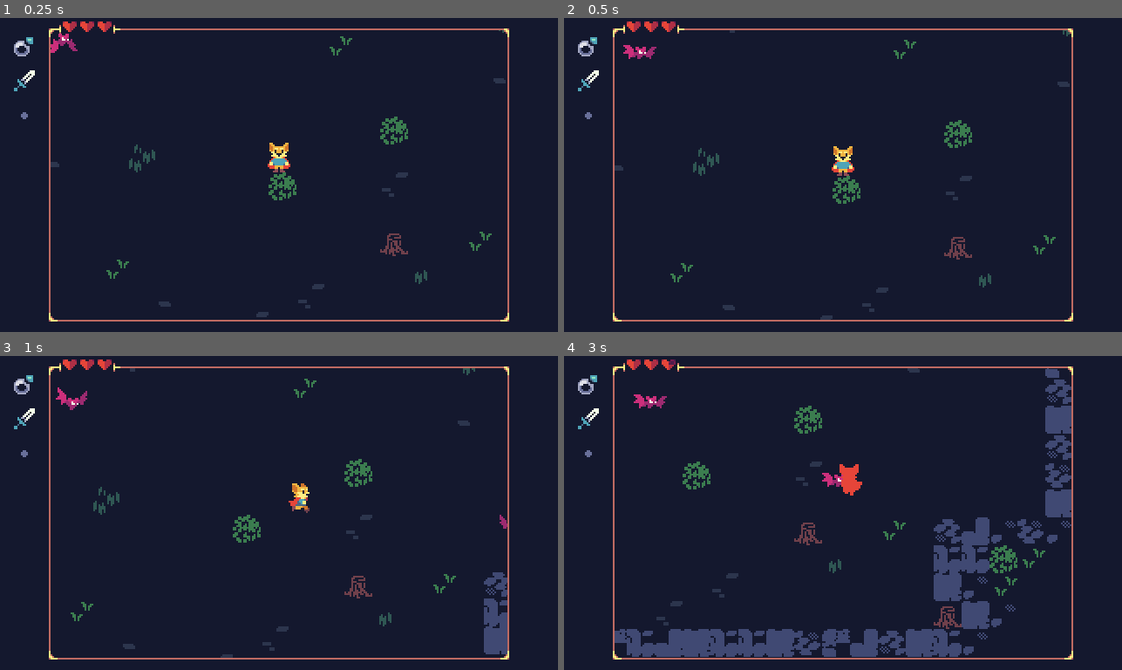
Above: before the commit, frames 1-4 (two rows, left to right).
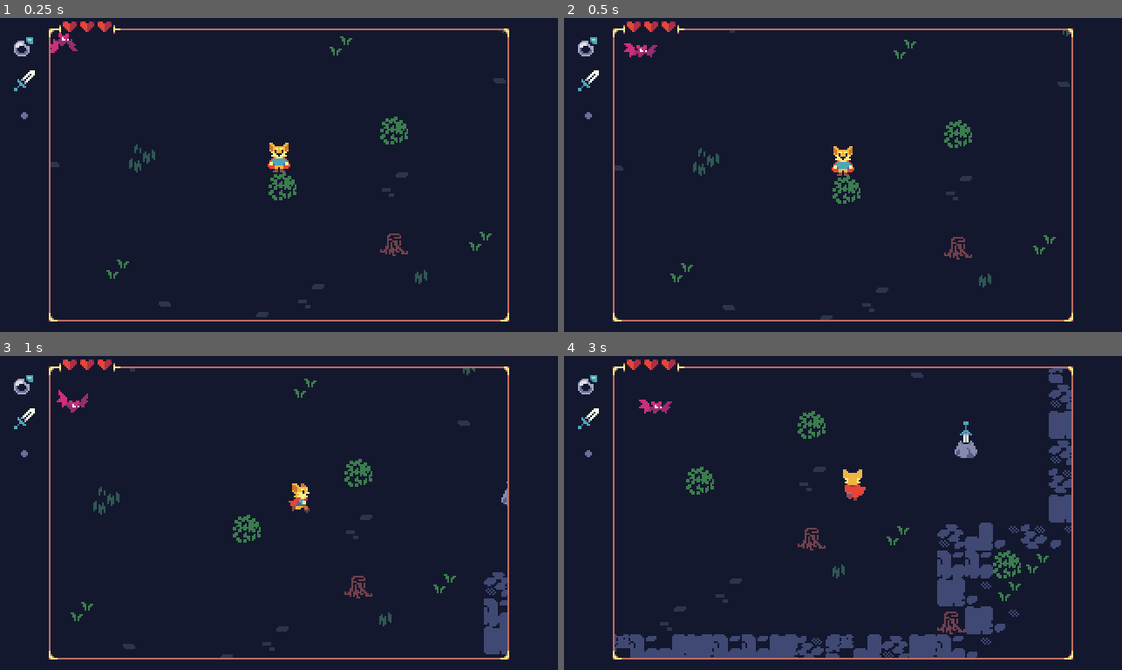
Above: after the commit, the same moments.

Repository: uheartbeast/retro-action-rpg
Game: Godot game, scene res://world.tscn
Same seed, same stepped clock (60 frames per second), same inputs: the game is played once before the commit and once after it.
Inputs (mouse positions are in pixels of both pictures, inside the frame that each line leads up to):
- Up to frame 1 (0.25 s): no input
- Up to frame 2 (0.5 s): no input
- Up to frame 3 (1 s): move the mouse to (401, 497) at 0.52 s; hold Right (move_right) from 0.53 s (still down); hold Z (misc) from 0.53 s (still down); click (401, 497) at 0.67 s
- Up to frame 4 (3 s): move the mouse to (731, 528) at 1.27 s; release Right (move_right) at 1.28 s; release Z (misc) at 1.28 s; hold Down (move_down) 1.28-2.03 s; tap X (roll) at 1.35 s; move the mouse to (898, 443) at 2.02 s; hold Right (move_right) 2.03-2.78 s; hold C (weapon) 2.03-2.78 s; move the mouse to (815, 575) at 2.77 s; hold Up (move_up) from 2.78 s (still down); tap Z (misc) at 2.85 s; click (815, 575) at 2.92 s

Frame 1 is identical in both runs. In frame 2, 0.1% of the frame differs, in the area x 10-17%, y 8-14%; in frame 3, 0.2%; in frame 4, 7.8%, in the area x 9-91%, y 1-97%.

Commit message:
99 - Sword in the Stone Scene

Diff:
--- a/levels/level_1.tscn
+++ b/levels/level_1.tscn
@@ -1,16 +1,18 @@
-[gd_scene load_steps=6 format=4 uid="uid://burvhv42pe1q6"]
+[gd_scene load_steps=7 format=4 uid="uid://burvhv42pe1q6"]
 
 [ext_resource type="PackedScene" uid="uid://c18muratispac" path="res://levels/level.tscn" id="1_7yyhx"]
 [ext_resource type="Script" path="res://camera/camera_limits.gd" id="3_mlspe"]
 [ext_resource type="PackedScene" uid="uid://csteocmfklci7" path="res://enemies/bat_enemy.tscn" id="4_2rpho"]
 [ext_resource type="PackedScene" uid="uid://bm87xo8bekamj" path="res://world/forest_tiles_layer.tscn" id="4_vhsej"]
+[ext_resource type="PackedScene" uid="uid://bjc2m2qhuru6b" path="res://world/sword_in_the_stone.tscn" id="5_uad8x"]
 
 [sub_resource type="NavigationPolygon" id="NavigationPolygon_gjyxd"]
-vertices = PackedVector2Array(358, -6, 358, 118, 294, 118, 250, 90, 250, 54, 314, 10, 250, 154, 294, 182, 10, 182, 214, 154, 250, 118, 186, 122, 186, 86, 214, 118, 150, 122, 10, -6, 150, 86, 198, -6, 198, 10, 314, -6, 214, 54, 214, 90)
-polygons = Array[PackedInt32Array]([PackedInt32Array(0, 1, 2, 3, 4, 5), PackedInt32Array(6, 7, 8, 9), PackedInt32Array(2, 7, 6, 10), PackedInt32Array(3, 2, 10), PackedInt32Array(11, 12, 13, 9), PackedInt32Array(11, 9, 8, 14), PackedInt32Array(14, 8, 15, 16), PackedInt32Array(16, 15, 17, 18, 12), PackedInt32Array(5, 19, 0), PackedInt32Array(18, 5, 4, 20), PackedInt32Array(12, 18, 20, 21), PackedInt32Array(13, 12, 21), PackedInt32Array(13, 21, 3, 10)])
+vertices = PackedVector2Array(184, 120, 307, 98, 334, 98, 216, 120, 248, 88, 307, 73, 216, 88, 248, 152, 296, 184, 8, 184, 216, 152, 360, 120, 296, 120, 216, 56, 184, 88, 200, 8, 360, -8, 334, 73, 248, 120, 312, -8, 312, 8, 248, 56, 8, -8, 200, -8, 152, 88, 152, 120)
+polygons = Array[PackedInt32Array]([PackedInt32Array(0, 1, 2, 3), PackedInt32Array(1, 0, 4, 5), PackedInt32Array(6, 4, 0), PackedInt32Array(7, 8, 9, 10), PackedInt32Array(2, 11, 12), PackedInt32Array(13, 6, 0, 14, 15), PackedInt32Array(16, 11, 2, 17), PackedInt32Array(12, 8, 7, 18), PackedInt32Array(19, 16, 17, 20), PackedInt32Array(20, 17, 5, 21, 15), PackedInt32Array(5, 4, 21), PackedInt32Array(15, 21, 13), PackedInt32Array(9, 22, 23, 15, 24), PackedInt32Array(3, 10, 9, 0), PackedInt32Array(15, 14, 24), PackedInt32Array(9, 24, 25), PackedInt32Array(2, 12, 18), PackedInt32Array(9, 25, 0), PackedInt32Array(3, 2, 18)])
 outlines = Array[PackedVector2Array]([PackedVector2Array(-16, -32, 384, -32, 384, 136, 320, 144, 313.456, 208, -16, 208)])
 source_geometry_mode = 1
 source_geometry_group_name = &"navigation"
+agent_radius = 8.0
 
 [node name="Level1" instance=ExtResource("1_7yyhx")]
 
@@ -30,15 +32,15 @@
 [node name="BatEnemy" parent="." index="2" instance=ExtResource("4_2rpho")]
 position = Vector2(40, 24)
 
-[node name="BatEnemy2" parent="." index="3" instance=ExtResource("4_2rpho")]
-position = Vector2(352, 112)
-
-[node name="ColorRect" parent="." index="4"]
+[node name="ColorRect" parent="." index="3"]
 offset_left = -32.0
 offset_top = -32.0
 offset_right = 384.0
 offset_bottom = 208.0
 
-[node name="NavigationRegion2D" type="NavigationRegion2D" parent="." index="5"]
+[node name="NavigationRegion2D" type="NavigationRegion2D" parent="." index="4"]
 navigation_polygon = SubResource("NavigationPolygon_gjyxd")
 metadata/_edit_lock_ = true
+
+[node name="SwordInTheStone" parent="." index="5" instance=ExtResource("5_uad8x")]
+position = Vector2(320, 88)
--- /dev/null
+++ b/world/sword_in_the_stone.tscn
@@ -0,0 +1,29 @@
+[gd_scene load_steps=5 format=3 uid="uid://bjc2m2qhuru6b"]
+
+[ext_resource type="Texture2D" uid="uid://5lsvnsoqnqmx" path="res://world/sword_in_the_stone.png" id="1_04sx8"]
+[ext_resource type="Script" path="res://world/interaction.gd" id="2_xto28"]
+
+[sub_resource type="RectangleShape2D" id="RectangleShape2D_jor8q"]
+size = Vector2(11, 9)
+
+[sub_resource type="RectangleShape2D" id="RectangleShape2D_my5cn"]
+size = Vector2(11, 9)
+
+[node name="SwordInTheStone" type="StaticBody2D" groups=["navigation"]]
+
+[node name="Sprite2D" type="Sprite2D" parent="."]
+position = Vector2(0, -8)
+texture = ExtResource("1_04sx8")
+hframes = 2
+frame = 1
+
+[node name="CollisionShape2D" type="CollisionShape2D" parent="."]
+position = Vector2(0.5, -2.5)
+shape = SubResource("RectangleShape2D_jor8q")
+
+[node name="Interaction" type="Area2D" parent="."]
+script = ExtResource("2_xto28")
+
+[node name="CollisionShape2D" type="CollisionShape2D" parent="Interaction"]
+position = Vector2(0.5, -2.5)
+shape = SubResource("RectangleShape2D_my5cn")
